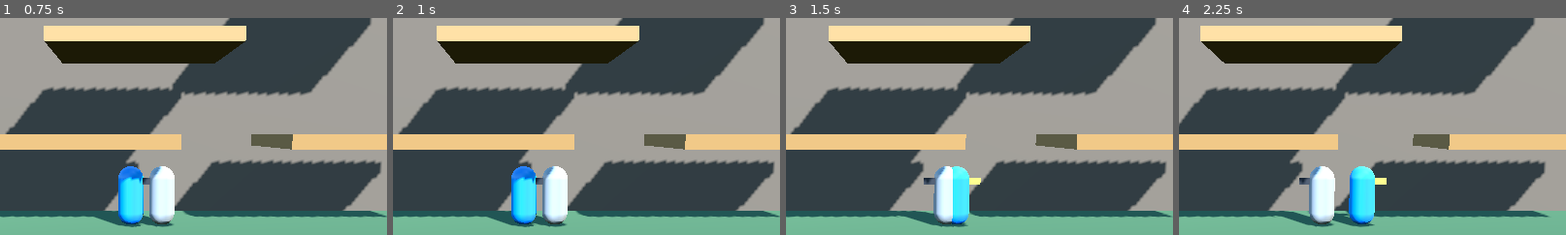
Above: before the commit, frames 1-4 (left to right).
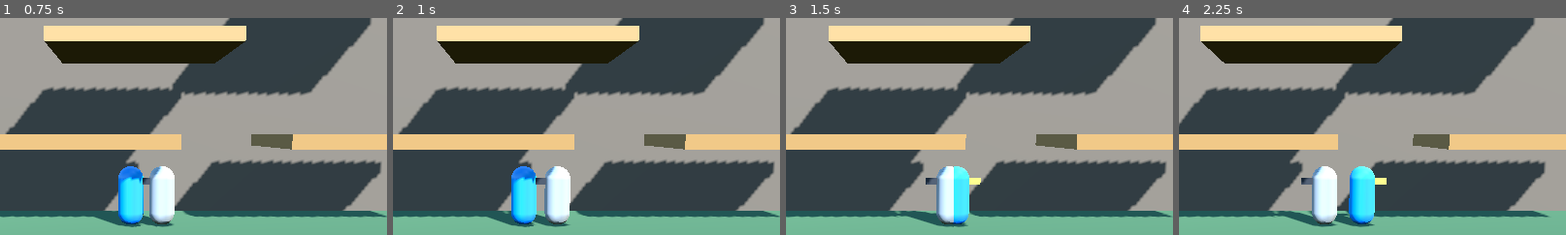
Above: after the commit, the same moments.

Repository: asty8926/side-scrolling-game
Game: Godot game, scene res://game/main.tscn
The game is run twice, just before and just after one commit, with the same random seed, the same clock (stepped at 60 frames per second) and the same inputs.
Inputs (mouse positions are % of the whole screen's width and height, from its top left):
- Up to frame 1 (0.75 s): tap Enter at 0.5 s; move the mouse to (72, 45) at 0.52 s; hold Right (right) from 0.53 s (still down); tap X (attack_x) at 0.6 s; click (72, 45) at 0.67 s
- Up to frame 2 (1 s): keep holding Right (right)
- Up to frame 3 (1.5 s): release Right (right) at 1.25 s; drag from (30, 55) to (45, 70) at 1.27 s
- Up to frame 4 (2.25 s): tap Space at 2 s; move the mouse to (60, 28) at 2.02 s; hold Right (right) from 2.03 s (still down); tap Ctrl (awaken) at 2.1 s
The pictures show only the part of the screen within x 35-84%, y 12-62%; the shares and areas given below are measured in that part.

Frame 1 is identical in both runs. In frame 2, 0.8% of the frame differs, in the area x 28-46%, y 68-97%; in frame 3, 0.7%; in frame 4, 0.9%, in the area x 24-41%, y 68-97%.

Commit message:
sim: dummy response - HP, hitstun, KD with placeholder recovery, combo count, pushback, debug reset

Diff:
--- a/game/sim/character_data.gd
+++ b/game/sim/character_data.gd
@@ -8,6 +8,9 @@
 ## Damage of a 100% hit. # proposal, tune
 @export_range(0, 100000, 1) var attack: int = 100
 @export var hurtbox: HurtboxData
+## KD lost per tick once out of hitstun (placeholder rule until the M1 KD
+## system, docs/systems/02-kd-knockdown.md). # proposal, tune
+@export_range(0, 100, 1, "suffix:/tick") var kd_recovery_per_tick: int = 1
 ## Null for characters that do not attack (the training dummy).
 @export var moveset: MoveSet
 
--- a/game/sim/move_data.gd
+++ b/game/sim/move_data.gd
@@ -48,6 +48,8 @@
 @export_range(0, 180, 1, "suffix:ticks") var hitstun_ticks: int = 30
 ## KD (knockdown) gauge added per hit. # proposal, tune
 @export_range(0, 200, 1) var kd: int = 10
+## Sub-units the target is pushed away per hit. # proposal, tune
+@export_range(0, 2000, 10, "suffix:sub") var pushback: int = 60
 
 @export_group("String")
 ## Moves this one can cancel into (next nodes of the string).
@@ -82,8 +84,8 @@
 		problems.append("id is empty")
 	if active < 1 or startup < 0 or recovery < 0:
 		problems.append("startup and recovery must be >= 0, active >= 1")
-	if hitstun_ticks < 0 or kd < 0 or damage_percent < 0:
-		problems.append("damage_percent, hitstun_ticks and kd must be >= 0")
+	if hitstun_ticks < 0 or kd < 0 or damage_percent < 0 or pushback < 0:
+		problems.append("damage_percent, hitstun_ticks, kd and pushback must be >= 0")
 	if hitboxes.size() > MAX_HITBOXES:
 		problems.append("%d hitboxes, at most %d per move" % [hitboxes.size(), MAX_HITBOXES])
 	for i: int in hitboxes.size():
--- a/game/sim/sim_combat.gd
+++ b/game/sim/sim_combat.gd
@@ -31,7 +31,13 @@
 static func begin_tick(world: SimWorld, f: SimFighter, history: InputHistory) -> void:
 	if f.character >= world.characters.size():
 		return
-	var moveset: MoveSet = world.characters[f.character].moveset
+	var data: CharacterData = world.characters[f.character]
+	if f.hitstun > 0:
+		f.hitstun -= 1
+		f.idle_ticks = 0
+		return  # cannot act in hitstun
+	f.kd = maxi(0, f.kd - data.kd_recovery_per_tick)
+	var moveset: MoveSet = data.moveset
 	if moveset == null:
 		return
 	var move: MoveData = current_move(world, f)
@@ -99,7 +105,9 @@
 			if not f.hit_keys.has(key) and overlaps(f, box, target, hurtbox):
 				f.hit_keys.append(key)
 				var attack: int = world.characters[f.character].attack
-				world.emit_hit(f.id, target.id, move, attack * move.damage_percent / 100)
+				var damage: int = attack * move.damage_percent / 100
+				_take_hit(world, f.facing, target, move, damage)
+				world.emit_hit(f.id, target.id, move, damage)
 
 
 ## Step 3: projectiles already in flight move, then hit the first hurtbox they
@@ -192,7 +200,9 @@
 		return false
 	var move: MoveData = _move(world, projectile)
 	var attack: int = world.characters[projectile.character].attack
-	world.emit_hit(projectile.owner, best.id, move, attack * move.damage_percent / 100)
+	var damage: int = attack * move.damage_percent / 100
+	_take_hit(world, projectile.dir, best, move, damage)
+	world.emit_hit(projectile.owner, best.id, move, damage)
 	return true
 
 
@@ -200,6 +210,23 @@
 static func advance(f: SimFighter) -> void:
 	if f.move != SimFighter.NO_MOVE:
 		f.move_tick += 1
+
+
+## Target response (#45): damage, hitstun, KD, combo count, pushback along
+## `dir` (the kicker's facing or the arrow's flight). A hit interrupts the
+## target's own move.
+static func _take_hit(world: SimWorld, dir: int, target: SimFighter, move: MoveData, damage: int) -> void:
+	target.combo = target.combo + 1 if target.hitstun > 0 else 1
+	target.hp = maxi(0, target.hp - damage)
+	target.hitstun = move.hitstun_ticks
+	target.kd += move.kd
+	target.last_damage = damage
+	target.move = SimFighter.NO_MOVE
+	target.move_tick = 0
+	target.hit_keys.clear()
+	target.dash_dir = 0
+	var m: MovementParams = world.movement
+	target.x = clampi(target.x + move.pushback * dir, world.room.left + m.half_width, world.room.right - m.half_width)
 
 
 ## Integer AABB overlap (touching edges count as touching/hit).
--- a/game/sim/sim_fighter.gd
+++ b/game/sim/sim_fighter.gd
@@ -45,10 +45,21 @@
 ## (hitbox index << 32) | target id, for every hit the current move landed:
 ## each hitbox hits each target once per activation.
 var hit_keys: PackedInt64Array = PackedInt64Array()
+var hp: int = 0
+## Ticks left unable to act after being hit.
+var hitstun: int = 0
+## KD gauge (display only in M0: no knockdown yet).
+var kd: int = 0
+## Hits taken in a row while in hitstun (1 = a fresh hit).
+var combo: int = 0
+## Damage of the last hit taken.
+var last_damage: int = 0
+## Where the debug reset puts the fighter back.
+var home_x: int = 0
 
 ## Fixed fields in snapshot order (hit_keys follow as a count + values).
 ## Append new fields at the end and bump SimWorld.SNAPSHOT_VERSION.
-const FIELD_COUNT: int = 15
+const FIELD_COUNT: int = 21
 ## Most hits one move can record (hitboxes x targets).
 const MAX_HIT_KEYS: int = 256
 
@@ -61,8 +72,12 @@
 	return move != NO_MOVE
 
 
+func is_in_hitstun() -> bool:
+	return hitstun > 0
+
+
 func write_to(buf: StreamPeerBuffer) -> void:
-	for value: int in [id, player, character, x, y, vx, vy, facing, ground, air_jumps, dash_dir, drop_ticks, move, move_tick, idle_ticks]:
+	for value: int in [id, player, character, x, y, vx, vy, facing, ground, air_jumps, dash_dir, drop_ticks, move, move_tick, idle_ticks, hp, hitstun, kd, combo, last_damage, home_x]:
 		buf.put_64(value)
 	buf.put_32(hit_keys.size())
 	for key: int in hit_keys:
@@ -88,6 +103,12 @@
 	f.move = buf.get_64()
 	f.move_tick = buf.get_64()
 	f.idle_ticks = buf.get_64()
+	f.hp = buf.get_64()
+	f.hitstun = buf.get_64()
+	f.kd = buf.get_64()
+	f.combo = buf.get_64()
+	f.last_damage = buf.get_64()
+	f.home_x = buf.get_64()
 	var key_count: int = buf.get_32()
 	if key_count < 0 or key_count > MAX_HIT_KEYS or buf.get_available_bytes() < key_count * 8:
 		return null
@@ -97,6 +118,6 @@
 		return null
 	if f.air_jumps < 0 or absi(f.dash_dir) > 1 or f.drop_ticks < 0:
 		return null
-	if f.move < NO_MOVE or f.move_tick < 0 or f.idle_ticks < 0:
+	if f.move < NO_MOVE or f.move_tick < 0 or f.idle_ticks < 0 or f.hp < 0 or f.hitstun < 0 or f.kd < 0 or f.combo < 0:
 		return null
 	return f
--- a/game/sim/sim_movement.gd
+++ b/game/sim/sim_movement.gd
@@ -17,7 +17,7 @@
 	var m: MovementParams = world.movement
 	var room: RoomLayout = world.room
 	var window: int = world.input_settings.double_tap_window_ticks
-	var attacking: bool = f.is_in_move()
+	var attacking: bool = f.is_in_move() or f.is_in_hitstun()
 	var held: int = 0 if attacking else history.held_now()
 	var pressed: int = 0 if attacking else history.pressed_ago(0)
 	var dir: int = 0
--- a/game/sim/sim_world.gd
+++ b/game/sim/sim_world.gd
@@ -13,7 +13,7 @@
 
 ## Snapshot header. Bump SNAPSHOT_VERSION whenever the field list changes.
 const SNAPSHOT_MAGIC: int = 0x57534D53  # "SMSW"
-const SNAPSHOT_VERSION: int = 5
+const SNAPSHOT_VERSION: int = 6
 ## Players a world accepts input from (party of up to 4).
 const MAX_PLAYERS: int = 4
 ## Most fighters (players + dummies/mobs) a world and its snapshot hold.
@@ -102,6 +102,8 @@
 	fighter.player = player
 	fighter.character = character_index
 	fighter.x = room.spawn_x
+	fighter.home_x = room.spawn_x
+	fighter.hp = characters[character_index].max_hp
 	fighter.y = room.floor_y
 	fighters.append(fighter)
 	return fighter.id
@@ -119,6 +121,27 @@
 		return -1
 	characters.append(data)
 	return characters.size() - 1
+
+
+## Debug reset (F4), between ticks: every fighter without a player (the
+## training dummy) gets full HP, no KD/hitstun/combo, and goes back home.
+func reset_dummies() -> void:
+	for fighter: SimFighter in fighters:
+		if fighter.player != SimFighter.NO_PLAYER:
+			continue
+		fighter.hp = characters[fighter.character].max_hp
+		fighter.kd = 0
+		fighter.hitstun = 0
+		fighter.combo = 0
+		fighter.last_damage = 0
+		fighter.x = fighter.home_x
+		fighter.y = room.floor_y if room != null else fighter.y
+		fighter.vx = 0
+		fighter.vy = 0
+		fighter.ground = SimFighter.ON_FLOOR
+		fighter.move = SimFighter.NO_MOVE
+		fighter.move_tick = 0
+	emit_event(&"reset")
 
 
 ## Debug hot reload, between ticks: replaces character `index` with `data`
